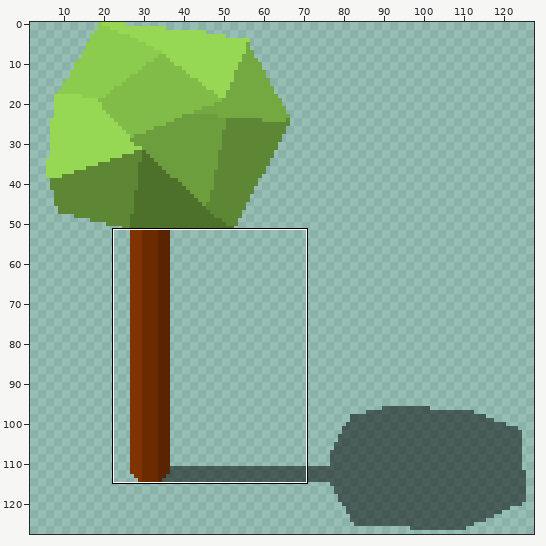
Edited in one commit: sprite sheet (Game/assets/textures/Raw textures/tree0.png). The picture above shows the old version from afar; the outline marks the close-up.
Close-up. Earlier state:
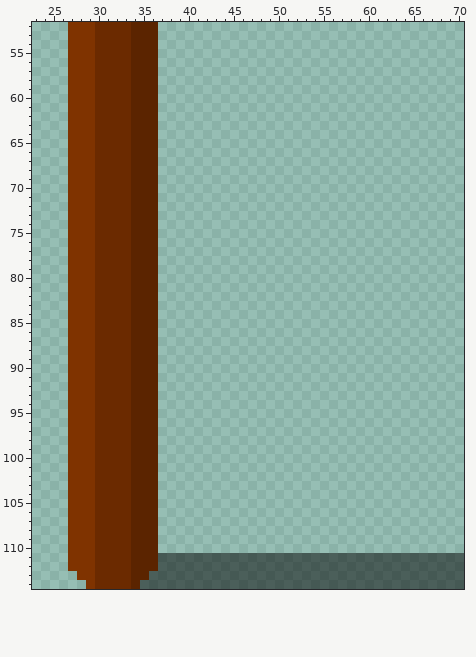
The file is 128x128 pixels. Shown: x 23..70, y 52..114. The wide view leaves out empty margins.
The result:
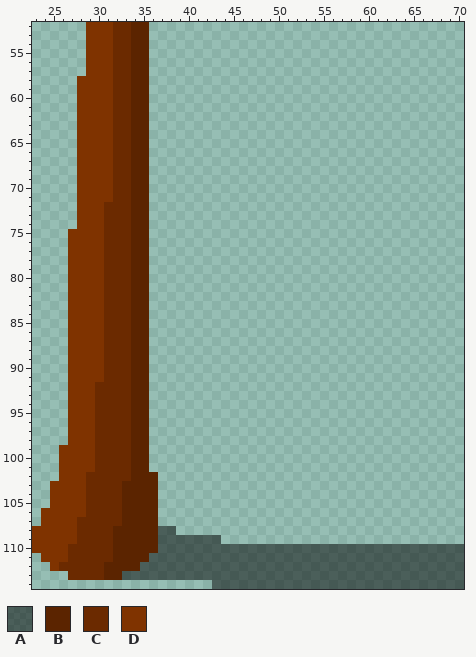
Palette (. is transparent): A #00000080  B #5b2400  C #6b2a00  D #7f3300
The exact change:
Changed rows in their new state; - is an unchanged pixel.
first column x 23:
 52 ----..-DD----.----------------------------------
 53 ----..-DD----.----------------------------------
 54 ----..-DD----.----------------------------------
 55 ----..-DD----.----------------------------------
 56 ----..-DD----.----------------------------------
 57 ----..-DD----.----------------------------------
 58 ----.--DD----.----------------------------------
 59 ----.--DD----.----------------------------------
 60 ----.--DD----.----------------------------------
 61 ----.--DD----.----------------------------------
 62 ----.--DD----.----------------------------------
 63 ----.--DD----.----------------------------------
 64 ----.--DD----.----------------------------------
 65 ----.--DD----.----------------------------------
 66 ----.--DD----.----------------------------------
 67 ----.--DD----.----------------------------------
 68 ----.--DD----.----------------------------------
 69 ----.--DD----.----------------------------------
 70 ----.--DD----.----------------------------------
 71 ----.--DD----.----------------------------------
 72 ----.--D-----.----------------------------------
 73 ----.--D-----.----------------------------------
 74 ----.--D-----.----------------------------------
 75 -------D-----.----------------------------------
 76 -------D-----.----------------------------------
 77 -------D-----.----------------------------------
 78 -------D-----.----------------------------------
 79 -------D-----.----------------------------------
 80 -------D-----.----------------------------------
 81 -------D-----.----------------------------------
 82 -------D-----.----------------------------------
 83 -------D-----.----------------------------------
 84 -------D-----.----------------------------------
 85 -------D-----.----------------------------------
 86 -------D-----.----------------------------------
 87 -------D-----.----------------------------------
 88 -------D-----.----------------------------------
 89 -------D-----.----------------------------------
 90 -------D-----.----------------------------------
 91 -------D-----.----------------------------------
 92 -------------.----------------------------------
 93 -------------.----------------------------------
 94 -------------.----------------------------------
 95 -------------.----------------------------------
 96 -------------.----------------------------------
 97 -------------.----------------------------------
 98 -------------.----------------------------------
 99 ---D---------.----------------------------------
100 ---D---------.----------------------------------
101 ---D---------.----------------------------------
102 ---D--C-----------------------------------------
103 --DD--C---B-------------------------------------
104 --DD--C---B-------------------------------------
105 --DD--C---B-------------------------------------
106 -DDD--C---B-------------------------------------
107 -DDD-CC---B-------------------------------------
108 DDDD-CC--BB---AA--------------------------------
109 DDDD-CC--BB---AAAAAAA---------------------------
110 DDDDCCC--BB---AAAAAAAAAAAAAAAAAAAAAAAAAAAAAAAAAA
111 -DDDCCC--BB--A----------------------------------
112 --DCCCC-BBB-AA----------------------------------
113 ----CCC-BBAAA-----------------------------------
114 ------..............----------------------------
Pixel boxes of the changes (left, top, right, bottom) in both close-ups:
changed: (32, 22, 464, 589)
